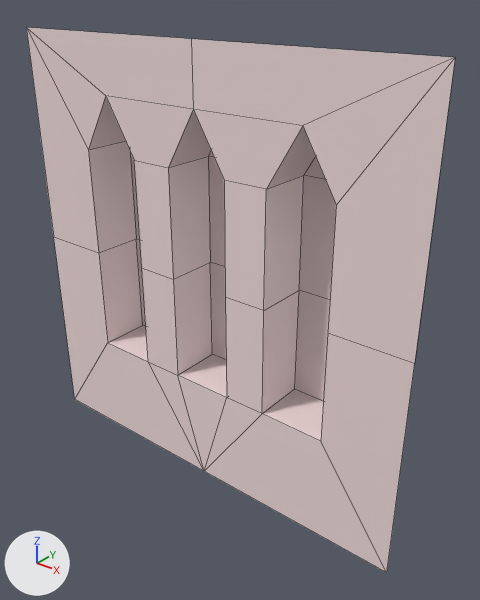
One commit to the FBX model Assets/models/environment/castle_window_01.fbx: the scene before it, then after it.
Both versions are drawn from a 50 mm lens placed at (11.06, -7.68, 8.81), pointed at (4.41, 0.62, 3.66). Arrows for +X, +Y and +Z are at lower left; the lights stay in place. Mesh edges are drawn as thin lines. Where no turn or scale is listed for an object, it has been applied to the vertices.

In view in the first picture: 'castle_window_01'.
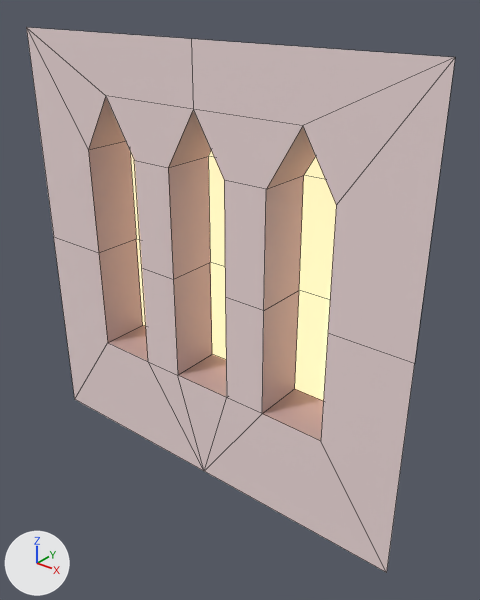
Pixel boxes (x1, y1, x2, y2) of what changed, in the pictures (480 x 600 px):
part 1 of me_mesh, recoloured (grey to beige)
    both: (88, 97, 323, 441)
part 2 of me_mesh, recoloured (grey to beige)
    both: (130, 151, 336, 401)

What the commit changed:
Material 'm_window_lights' (mat_m_window_lights) is new.
Its base color is (1.0, 0.743, 0.431) (beige #ffe0af).
Its emission color is (1.0, 0.743, 0.431) (beige #ffe0af).
Its emission strength is 1.0.
Material 'm_castle_02' (mat_m_castle_02) is new.
Its base color is (0.476, 0.333, 0.333) (grey #b79c9c).
me_mesh has 50 vertices, 49 faces and spans x 0.0..8.0, y 0.0..1.0, z 0.0..8.0.
me_mesh is used by ob_castle_window_01; location (0.0, 0.0, 0.0).
me_mesh part 1: all 21 faces centred in x 1.4..6.6, y 0.5, z 2.0..6.5 switch from mat_m_castle_01 (white #f5e0e0) to mat_m_castle_02 (grey #b79c9c).
me_mesh part 2: all 9 faces centred in x 2.0..6.0, y 1.0, z 3.0..6.33 switch from mat_m_castle_01 (white #f5e0e0) to mat_m_window_lights (beige #ffe0af).
